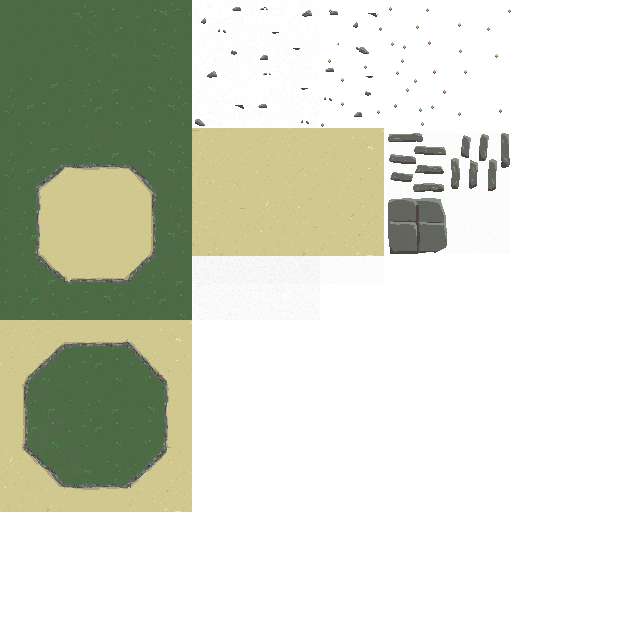
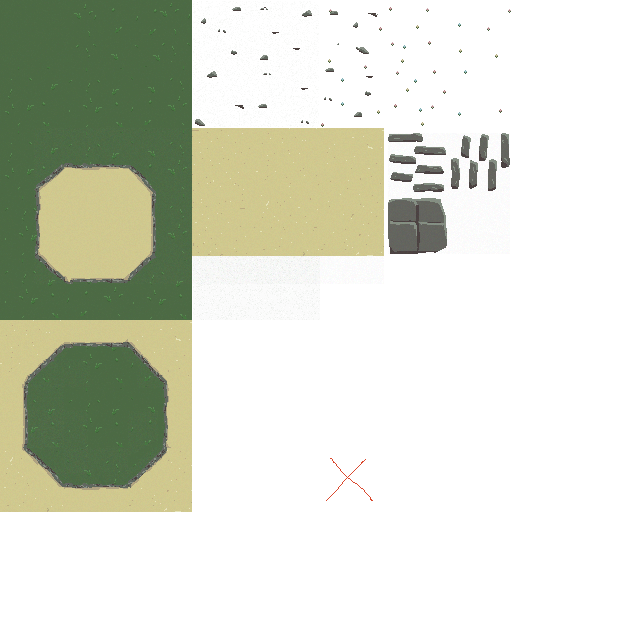
Layer changes from the first 640px x 640px image to the second:
painted on "Sand fondo" over (326, 458, 373, 501)
painted on "Grass" over (326, 458, 373, 501)
